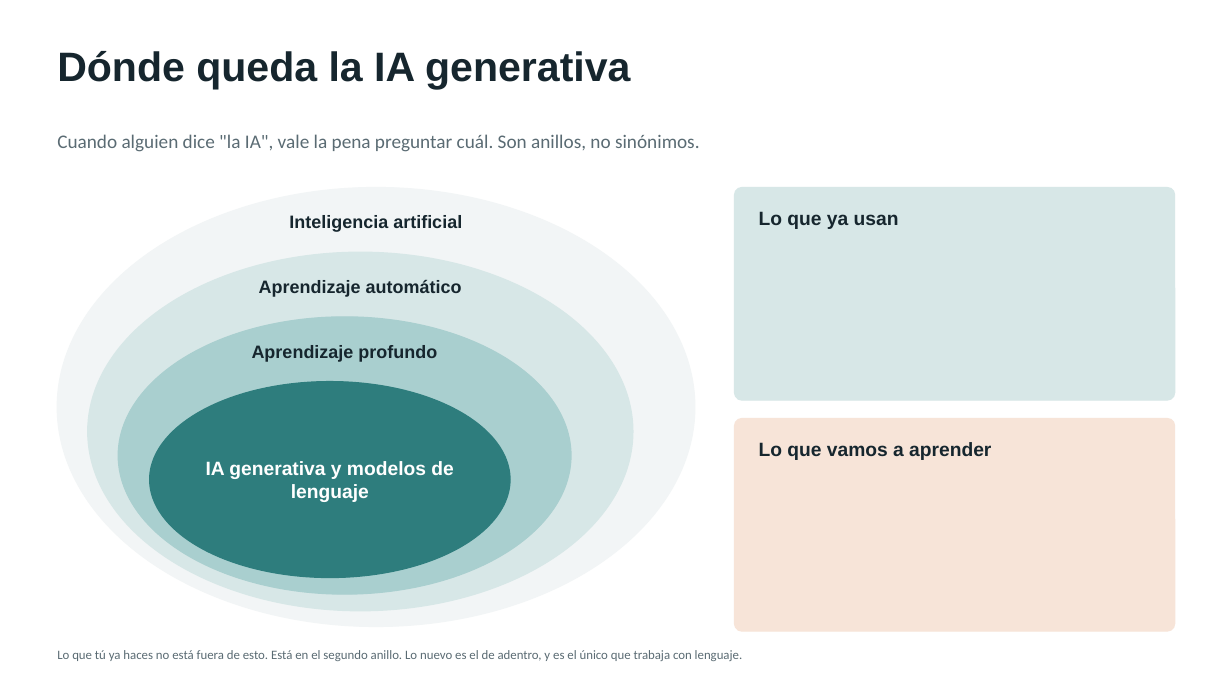
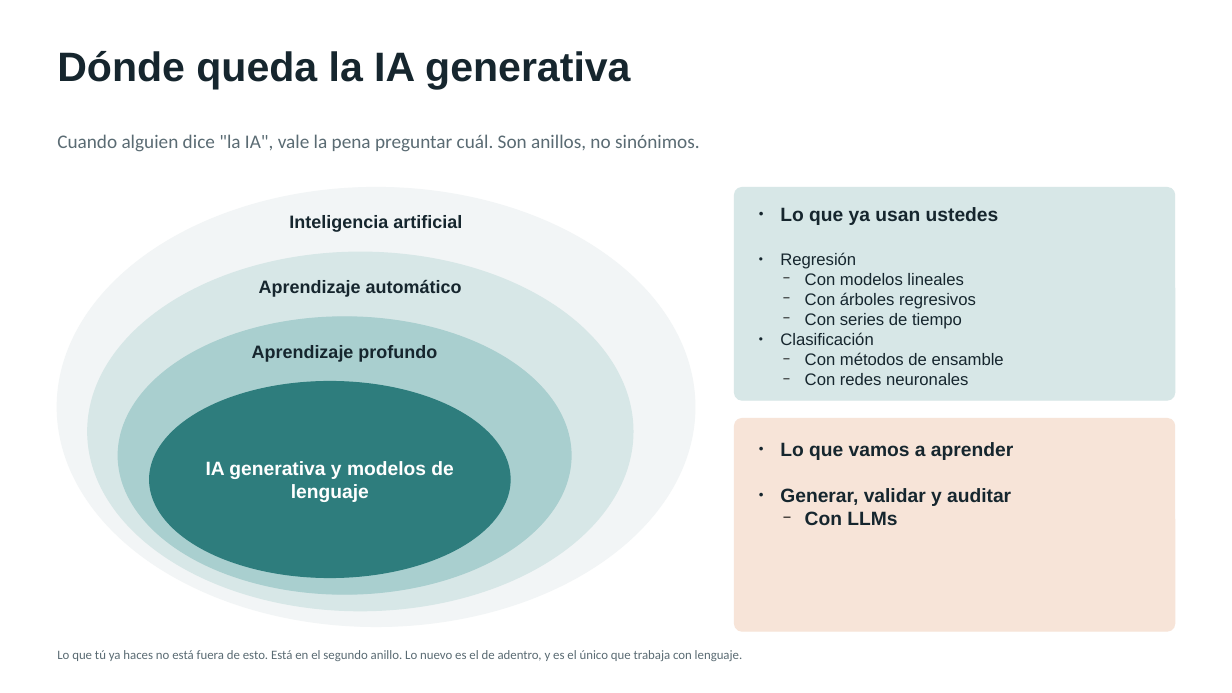
Before and after one commit to marvtrejo/curso-inegi-gen-ai, a slide deck: slide 9 of sesion-01/Sesion_01_Introduccion_IA_Generativa.pptx (slide 7 before the commit). Drawn at 1232x693 pixels with LibreOffice and Linux fonts; fonts in the diff are those of the drawing. Boxes give left, top, right and bottom in pixels: in the first picture for what was removed or moved away, otherwise in the second. Text is boxed around its words. In the diff, an @@ line names an element or a change of style, - is before the commit and + after.

```diff
--- a/sesion-01/Sesion_01_Introduccion_IA_Generativa.pptx
+++ b/sesion-01/Sesion_01_Introduccion_IA_Generativa.pptx
@@ text at [780,207,1004,385]: text changed; size 15 to 13 pt; bold off @@
-Lo que ya usan
+● Lo que ya usan ustedes
+● Regresión
+  − Con modelos lineales
+  − Con árboles regresivos
+  − Con series de tiempo
+● Clasificación
+  − Con métodos de ensamble
+  − Con redes neuronales
@@ text at [780,442,1013,460]: bullet none to ● @@
@@ text at [780,488,1011,525]: paragraphs added @@
+● Generar, validar y auditar
+  − Con LLMs
```
Also in this commit, not shown: 6 other slides changed, 2 slides added.
